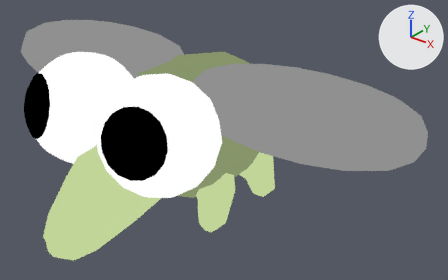
An edit to the Blender file GGJ26_Assets/blend_Insekt.blend, drawn before and after from the same camera.
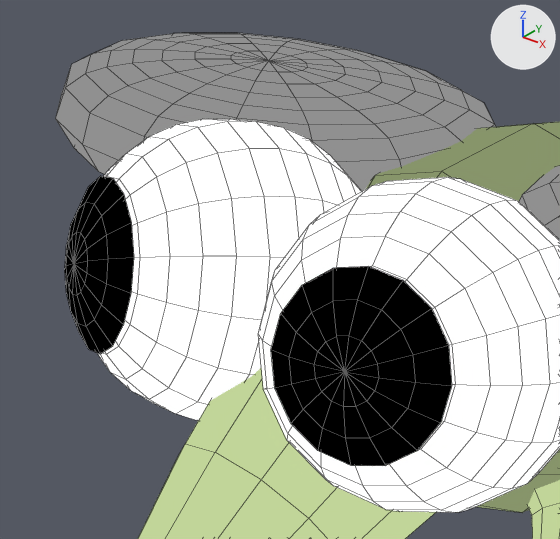
Each version appears first whole from a 50 mm camera at (2.76, -3.05, 2.48) aimed at (0.32, -0.01, 0.6), and next in a close-up on the part from 0% to 46% of the width and 3% to 74% of the height. Arrows for +X, +Y and +Z are at upper right; the lights stay in place. The first two pictures are the older version. The close-ups show mesh edges as thin lines.

Names of what the first close-up shows: 'mdl_Body', 'mdl_Eyes', 'mdl_Legs', 'mdl_Spike', 'mdl_Wings'.
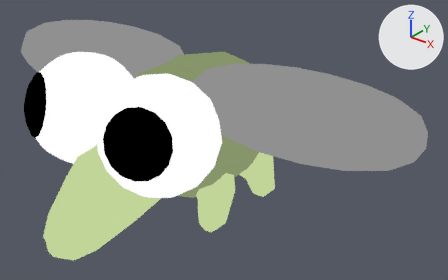
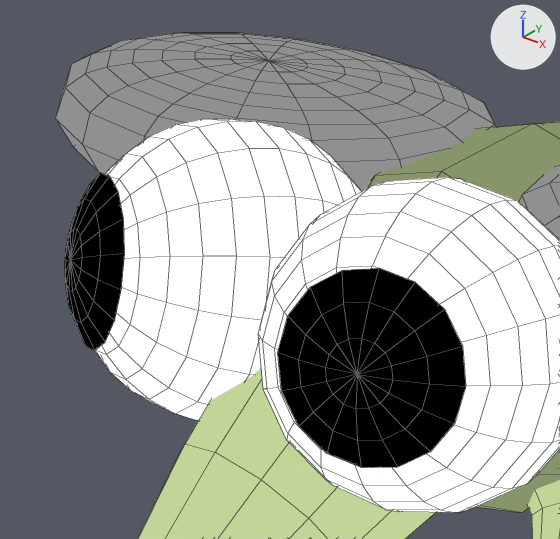
Scene script edits in JSON lines:
```json
{"block": "me_sphere_001", "where": "# used by ob_mdl_eyes; location = (0.0, 0.0, 0.0); rotation_euler = (1.291, 0.0169, 0.303), in degrees (74, 1, 17)"}
{"op": "remove", "block": "me_sphere_001", "code": "me_sphere_001.from_pydata(...)  # 291 vertices, 304 faces; spans x -0.263..0.494, y 0.26..1.017, z 0.556..1.328"}
{"op": "add", "block": "me_sphere_001", "code": "me_sphere_001.from_pydata(...)  # 581 vertices, 608 faces; spans x -0.908..0.494, y 0.26..1.059, z 0.359..1.327"}
{"block": "me_sphere_001", "change": "me_sphere_001 part 1: the loose piece of 49 vertices spanning x -0.095..0.326, y 0.428..0.849, z 1.264..1.328 is copied, and the copy is multiplied about its middle by the matrix ((-0.779, 0.128, -0.614), (0.124, 0.991, 0.048), (-0.615, 0.039, 0.788)), then moved by (-0.87, 0.063, -0.274); it spans x -0.899..-0.571, y 0.492..0.908, z 0.867..1.126"}
{"block": "me_sphere_001", "change": "me_sphere_001 part 2"}
{"block": "me_sphere_001", "change": "1 vertex is removed from x -0.227, y 0.497, z 0.861"}
{"block": "me_sphere_001", "change": "4 faces are deleted"}
{"block": "me_sphere_001", "change": "242 vertices are added at x -0.908..-0.157, y 0.309..1.059, z 0.359..1.115"}
{"block": "me_sphere_001", "change": "260 new faces join them, mat_mat_eyewhite (white #ffffff)"}
{"block": "me_sphere_001", "change": "me_sphere_001 part 3"}
{"block": "me_sphere_001", "change": "3 vertices in x 0.042..0.048, y 0.61..0.667, z 1.321 move by (0.028, 0.0, 0.004)"}
{"block": "me_sphere_001", "change": "46 vertices move from x -0.095..0.326, y 0.428..0.849, z 1.264..1.328 to x -0.07..0.35, y 0.428..0.849, z 1.248..1.327"}
{"op": "remove", "block": "ob_mdl_eyes", "code": "_m = ob_mdl_eyes.modifiers.new('Mirror', 'MIRROR')"}
{"op": "remove", "block": "ob_mdl_eyes", "code": "_m.mirror_object = ob_mdl_body"}
```

Where the change shows, as pixel boxes (x1, y1, x2, y2) in the close-ups (560 x 539 px; the box of a moved part takes in the faces that stretch with it):
```json
{"object": "mdl_Eyes", "change": "reshaped, modifiers changed", "before": [64, 119, 560, 512], "after": [65, 119, 560, 512]}
{"part": 1, "of": "me_sphere_001", "change": "added", "after": [65, 173, 125, 351], "on screen": "black"}
{"part": 2, "of": "me_sphere_001", "change": "cut back", "after": [95, 119, 361, 421]}
{"part": 3, "of": "me_sphere_001", "change": "moved or reshaped", "before": [64, 176, 452, 466], "after": [278, 268, 466, 468]}
```
